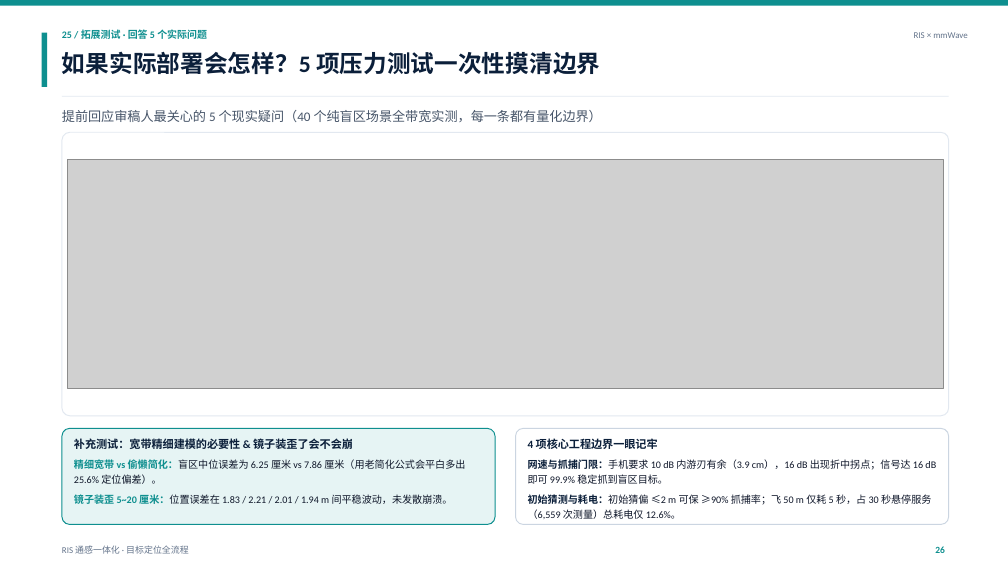
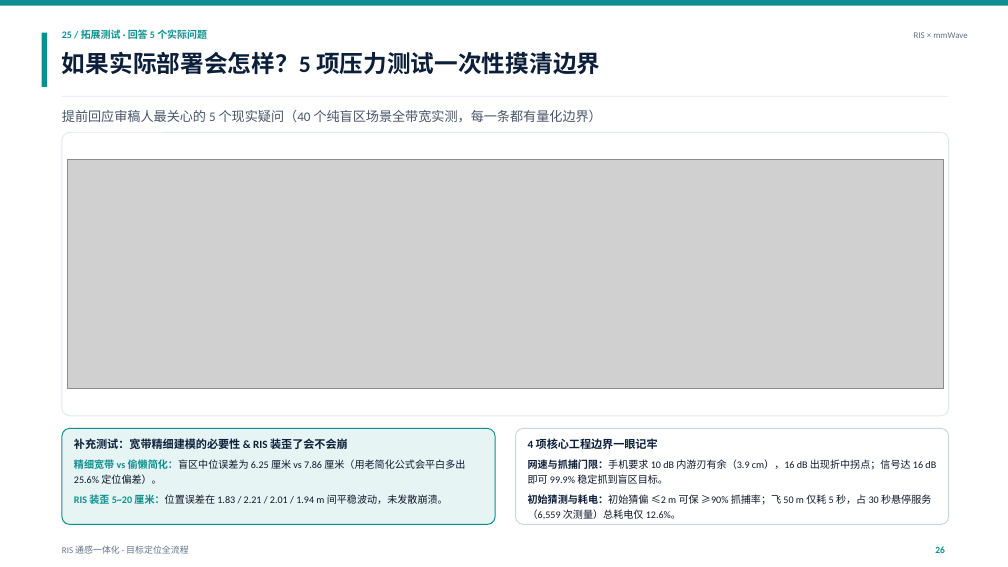
Before and after one commit to Fubuki007/ZTE_project, a slide deck: slide 26 of stage3-RIS与毫米波通感一体化联合优化算法方案/ppt/deliverables/RIS_通感一体化_定位全流程_结果补充_20261125_v5_通俗汇报版.pptx. Drawn at 1008x567 pixels with LibreOffice and Linux fonts; fonts in the diff are those of the drawing; grey boxes stand for pictures. Boxes give left, top, right and bottom in pixels: in the first picture for what was removed or moved away, otherwise in the second. Text is boxed around its words. In the diff, an @@ line names an element or a change of style, - is before the commit and + after.

```diff
--- a/stage3-RIS与毫米波通感一体化联合优化算法方案/ppt/deliverables/RIS_通感一体化_定位全流程_结果补充_20261125_v5_通俗汇报版.pptx
+++ b/stage3-RIS与毫米波通感一体化联合优化算法方案/ppt/deliverables/RIS_通感一体化_定位全流程_结果补充_20261125_v5_通俗汇报版.pptx
@@ text at <box>74,438,348,449</box>: text changed @@
-补充测试：宽带精细建模的必要性 & 镜子装歪了会不会崩
+补充测试：宽带精细建模的必要性 & RIS 装歪了会不会崩
@@ text at <box>74,493,448,507</box>: text changed @@
-镜子装歪 5~20 厘米：位置误差在 1.83 / 2.21 / 2.01 / 1.94 m 间平稳波动，未发散崩溃。
+RIS 装歪 5~20 厘米：位置误差在 1.83 / 2.21 / 2.01 / 1.94 m 间平稳波动，未发散崩溃。
```
Also in this commit, not shown: 6 other slides changed, 8 other files.
